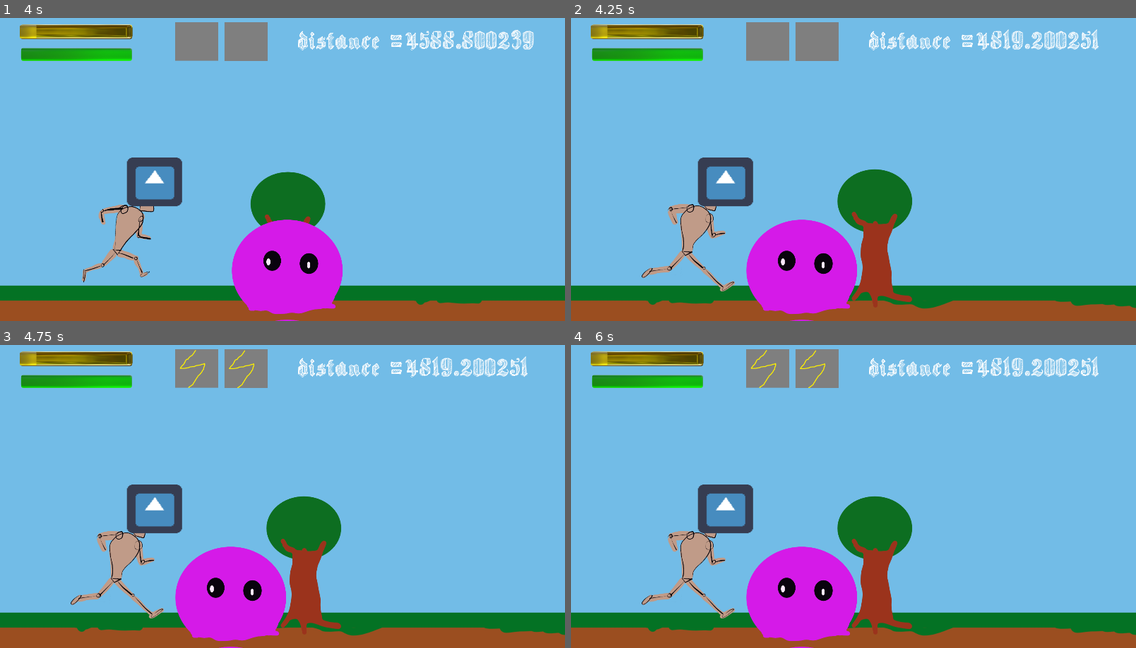
Above: before the commit, frames 1-4 (two rows, left to right).
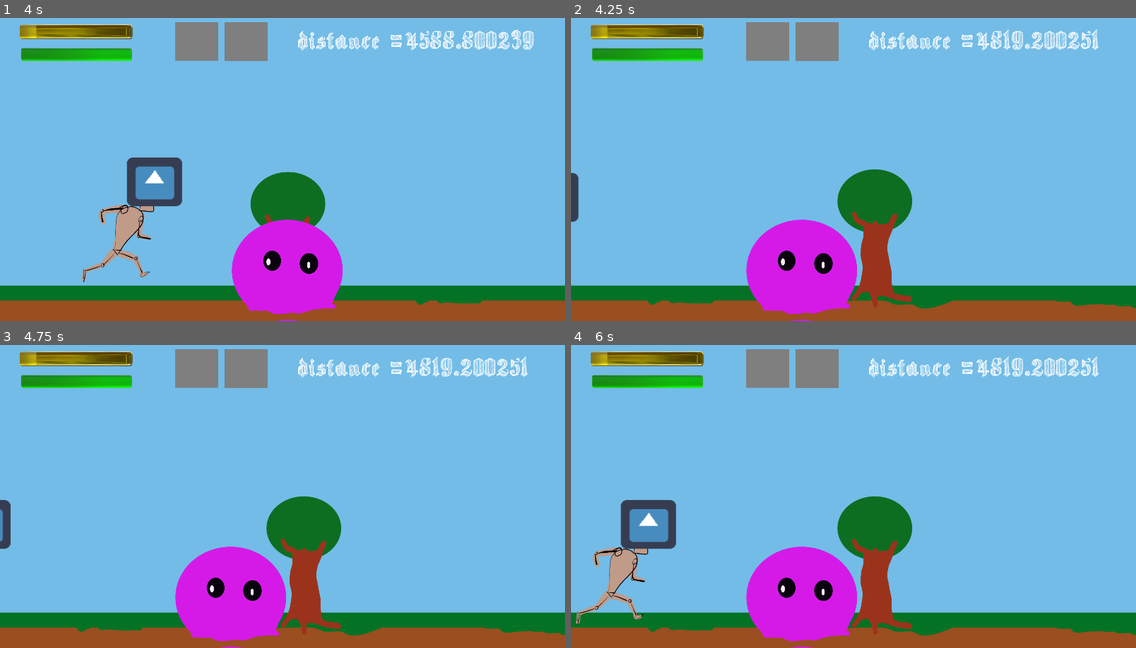
Above: after the commit, the same moments.

Repository: S-Blanco/GMTK_gamejam2023
Game: Godot game, scene res://Src/World/world.tscn
Same seed, same stepped clock (60 frames per second), same inputs: the game is played once before the commit and once after it. The engine's default icon, where the game draws it, is replaced by a stand-in: a white triangle on a blue panel in a dark square.
Inputs:
- Up to frame 1 (4 s): tap Enter at 0.5, 0.6, 1.35, 2.1, 2.85, 3.6 s; hold Right (ui_right) 0.53-1.28 s; tap Space at 0.77, 1.52, 3.02, 3.77 s; hold Left (ui_left) 1.28-2.03 s; hold Right (ui_right) 2.03-3.53 s; hold Left (ui_left) from 3.53 s (still down)
- Up to frame 2 (4.25 s): keep holding Left (ui_left)
- Up to frame 3 (4.75 s): keep holding Left (ui_left); tap Enter at 4.35 s; tap Space at 4.52 s
- Up to frame 4 (6 s): tap Enter at 5.1, 5.85 s; release Left (ui_left) at 5.78 s; hold Right (ui_right) from 5.78 s (still down)

Frame 1 is identical in both runs. In frame 2, 3.0% of the frame differs, in the area x 0-33%, y 46-91%; in frame 3, 3.2%; in frame 4, 5.5%, in the area x 0-45%, y 1-93%.

Commit message:
better signals!

Diff:
--- a/Game/Src/TestEnemyMovement.gd
+++ b/Game/Src/TestEnemyMovement.gd
@@ -10,8 +10,6 @@
 onready var charSprite = $Character/Sprite
 onready var stopScroll = 800
 onready var scrollDist = 0
-onready var isSlowing = false
-onready var isRunning = true
 
 export(PackedScene) var enemyScn = preload("res://Src/Characters/Enemy.tscn")
 export(PackedScene) var playerScn = preload("res://Src/Characters/Character.tscn")
@@ -28,7 +26,7 @@
 var init_child_num
 
 # variable used to indicate what action to perform in the game loop
-var game_status = "running"
+enum game_status {RUNNING, FIGHTING, DROPPED}
 
 # For the power ups, 0 means empty
 # number from 1 to 9 will be associated
@@ -50,9 +48,10 @@
 var children
 var closest_enemy
 var NMX
-
+var current_game_status
 # Called when the node enters the scene tree for the first time.
 func _ready():
+	current_game_status = game_status.RUNNING
 	base_scroll_speed = Bckgnd.scroll_speed
 	base_pixel_speed = base_scroll_speed*Bckgnd.texture.get_size().x
 	curr_pixel_speed = base_pixel_speed
@@ -62,7 +61,7 @@
 
 # Called every frame. 'delta' is the elapsed time since the previous frame.
 func _process(delta):
-	print("process still running")
+
 	scrollDist += delta*base_pixel_speed
 	GlobalVariables.distance = scrollDist
 
@@ -79,7 +78,7 @@
 
 #	Slowing down process
 	children = self.get_children()
-	if game_status == "running" and \
+	if current_game_status == game_status.RUNNING and \
 		len(children)>init_child_num:
 		closest_enemy = children[init_child_num]
 		NMX = closest_enemy.get_global_position().x
@@ -87,14 +86,19 @@
 			emit_signal("hero_stopped")
 			# woah_there(children)
 
-	if Input.is_action_pressed("ui_right") and not isRunning:
+	if Input.is_action_pressed("ui_right") and \
+		current_game_status == game_status.FIGHTING:
 		print('let s run again')
+		emit_signal("hero_runs_again")
 #		closest_enemy.die()
 #		yield(children[init_child_num],'died')
 #		yield(children[init_child_num].anim,"finished")
 #		move_again(children,Bckgnd)
 #		$Character.die()
-
+	if Input.is_action_pressed("ui_left") and \
+		current_game_status == game_status.FIGHTING:
+		print('Your hero died')
+		emit_signal("hero_died")
 
 #func slow_down(closest_enemy,startX,endX,slowTime):
 #	var tween = get_node("Tween")
@@ -125,7 +129,6 @@
 		if not children[i].get("pixel_speed") == null:
 			children[i].pixel_speed = 0.0
 	charPlayer.stop()
-	isRunning = false
 	base_pixel_speed=0
 
 
@@ -134,8 +137,7 @@
 	for i in range(init_child_num,len(children)):
 		children[i].pixel_speed = base_pixel_speed
 	charPlayer.play()
-	isRunning = true
-	pass
+
 
 func _on_PlayerControls_power1():
 	if power_slots[0] == powers.no_power:
--- a/Game/Src/UI/PlayerControls.gd
+++ b/Game/Src/UI/PlayerControls.gd
@@ -30,5 +30,3 @@
 		elif ev.scancode == GlobalVariables.power2_key:
 			emit_signal("power2")
 			# send signal to buttons in UI?
-		else:
-			print(char(ev.scancode))
--- a/Game/Src/World/world.gd
+++ b/Game/Src/World/world.gd
@@ -19,16 +19,20 @@
 
 
 func _on_TestEnemyMovement_hero_runs_again():
-	print("hero starts runnung again")
-
+	print("hero starts running again")
+	var last_child = TestEnemyMouvement.get_child(TestEnemyMouvement.get_child_count()-1)
+	TestEnemyMouvement.current_game_status=TestEnemyMouvement.game_status.RUNNING
+	last_child.die()
 
 func _on_TestEnemyMovement_hero_stopped():
 	TestEnemyMouvement.woah_there(TestEnemyMouvement.get_children())
 	# Cleme adds the call to start fight here
 	print("hero stops to fight")
-	TestEnemyMouvement.game_status="fighting"
+	TestEnemyMouvement.current_game_status=TestEnemyMouvement.game_status.FIGHTING
 
 func _on_TestEnemyMovement_hero_died():
-	TestEnemyMouvement.get_children("Character").die()
+	var hero_child = TestEnemyMouvement.get_child(1)
+	hero_child.die()
 	TestEnemyMouvement.spawn_player()
 	print("hero died, send a new one")
+	TestEnemyMouvement.current_game_status=TestEnemyMouvement.game_status.DROPPED
